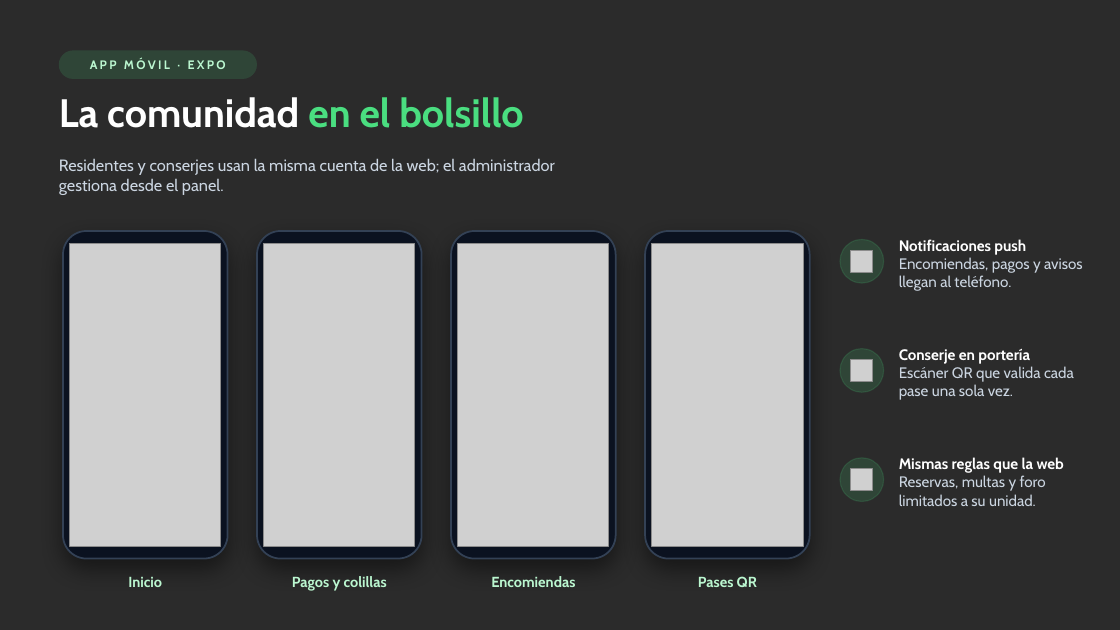
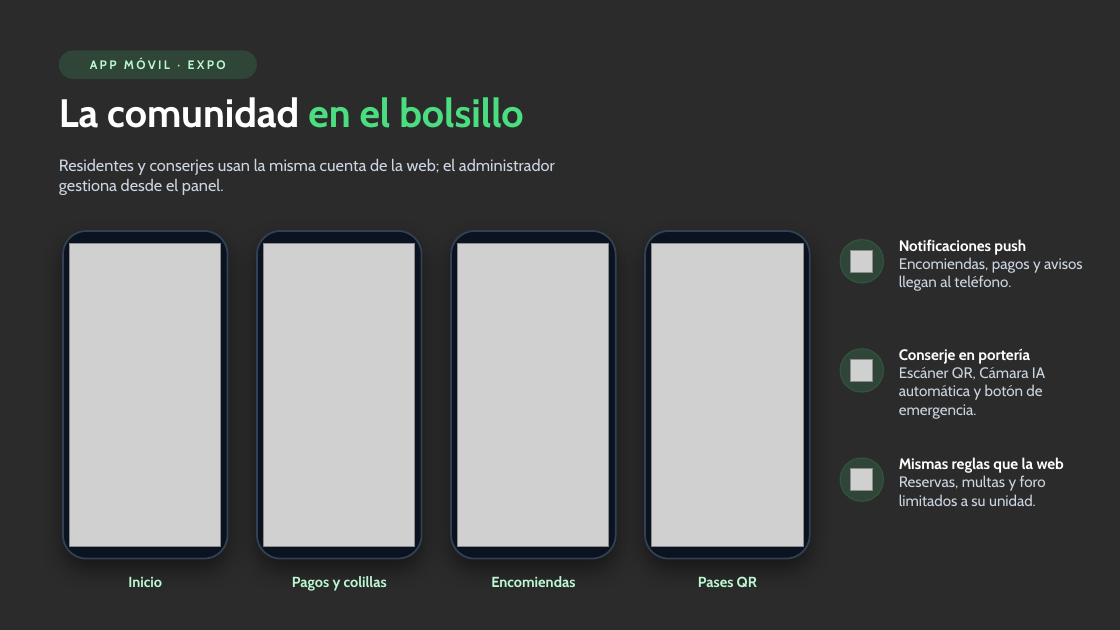
Before and after one commit to Ela04/Capstone, a slide deck: slide 9 of Fase 2/Evidencias Proyecto/Presentación Proyecto Fase 2.pptx. Drawn at 1120x630 pixels with LibreOffice and Linux fonts; fonts in the diff are those of the drawing; grey boxes stand for pictures; background and template pictures are left out; a plain dark background stands for a picture behind light text. Boxes give left, top, right and bottom in pixels: in the first picture for what was removed or moved away, otherwise in the second. Text is boxed around its words. In the diff, an @@ line names an element or a change of style, - is before the commit and + after.

Commit message:
docs: actualiza documentos con Cámara IA YOLOv9 + OCR, botón de emergencia y video del Home

```diff
--- a/Fase 2/Evidencias Proyecto/Presentación Proyecto Fase 2.pptx
+++ b/Fase 2/Evidencias Proyecto/Presentación Proyecto Fase 2.pptx
@@ text at <box>899,367,1045,418</box>: text changed @@
-Escáner QR que valida cada pase una sola vez.
+Escáner QR, Cámara IA automática y botón de emergencia.
```
Also in this commit, not shown: 5 other slides changed, 37 other files.
